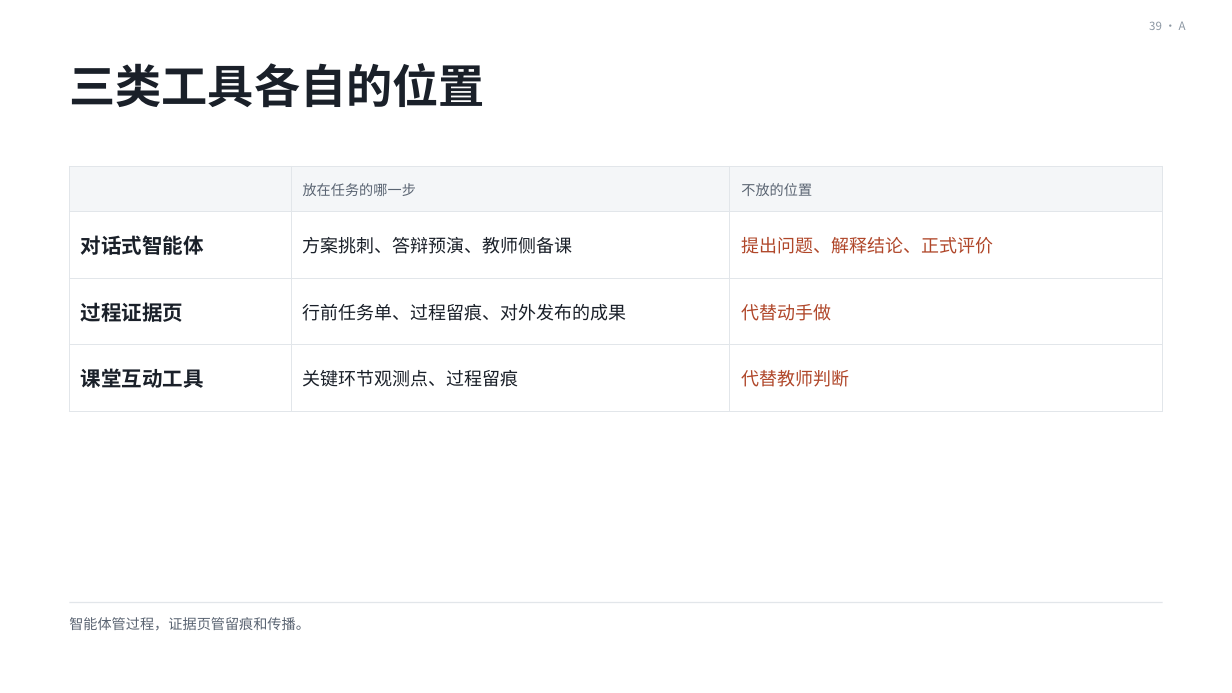
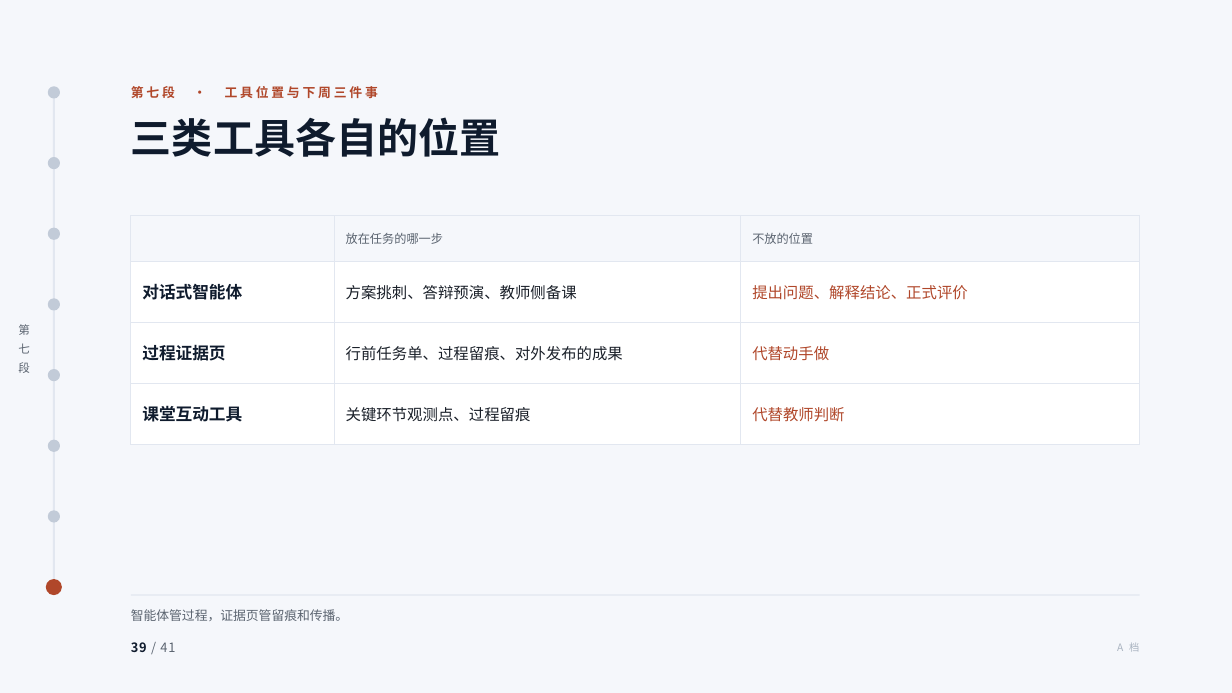
Before and after one commit to tonyxinvip/slides, a slide deck: slide 39 of comprehensive-practice-ai/做中学与综合实践活动.pptx. Drawn at 1232x693 pixels with LibreOffice and Linux fonts; fonts in the diff are those of the drawing. Boxes give left, top, right and bottom in pixels: in the first picture for what was removed or moved away, otherwise in the second. Text is boxed around its words. In the diff, an @@ line names an element or a change of style, - is before the commit and + after.

```diff
--- a/comprehensive-practice-ai/做中学与综合实践活动.pptx
+++ b/comprehensive-practice-ai/做中学与综合实践活动.pptx
@@ background #FFFFFF to #F5F7FB @@
@@ text removed at bbox=[1149, 21, 1186, 30] @@
-39 · A
@@ ellipse added at bbox=[49, 88, 58, 97], fill #C2CBD8, outline #C2CBD8 2 pt @@
@@ text added at bbox=[131, 86, 378, 98], 10 pt, text #B0472A, bold @@
+第七段 · 工具位置与下周三件事
@@ line added from (54, 92) to (54, 587), #E2E7F0 1.5 pt @@
@@ text "三类工具各自的位置": place and size @@
-text "三类工具各自的位置" at bbox=[69, 63, 485, 108]
+text "三类工具各自的位置" at bbox=[131, 117, 501, 157]
@@ text "三类工具各自的位置" at bbox=[131, 117, 501, 157]: size 36 to 32 pt, text colour #1A2029 to #0F1B2D @@
@@ ellipse added at bbox=[49, 158, 58, 167], fill #C2CBD8, outline #C2CBD8 2 pt @@
@@ ellipse added at bbox=[49, 229, 58, 238], fill #C2CBD8, outline #C2CBD8 2 pt @@
@@ table at bbox=[131, 215, 1141, 426] @@
@@ fill #F4F6F8 to #F5F7FB in row 1 @@
@@ fill none to #FFFFFF in 9 cells @@
@@ size 11 to 9.5 pt, text colour #5A6472 to #5B6470 in "放在任务的哪一步", "不放的位置" @@
@@ size 16 to 13 pt, text colour #1A2029 to #0F1B2D in "对话式智能体", "过程证据页", "课堂互动工具" @@
@@ size 14 to 12 pt in "方案挑刺、答辩预演、教师侧备课", "提出问题、解释结论、正式评价", "行前任务单、过程留痕、对外发布的成果", "代替动手做" and 2 more places @@
@@ borders changed @@
@@ table: place and size @@
-table at bbox=[69, 166, 1163, 392]
+table at bbox=[131, 215, 1141, 426]
@@ ellipse added at bbox=[49, 299, 58, 309], fill #C2CBD8, outline #C2CBD8 2 pt @@
@@ text added at bbox=[18, 324, 30, 373], 9 pt, text #5B6470 @@
+第
+七
+段
@@ ellipse added at bbox=[49, 371, 58, 380], fill #C2CBD8, outline #C2CBD8 2 pt @@
@@ ellipse added at bbox=[49, 441, 58, 450], fill #C2CBD8, outline #C2CBD8 2 pt @@
@@ ellipse added at bbox=[49, 512, 58, 521], fill #C2CBD8, outline #C2CBD8 2 pt @@
@@ ellipse added at bbox=[47, 580, 61, 594], fill #B0472A, outline #B0472A 2 pt @@
@@ line moved from (69, 603) - (1163, 603) to (131, 595) - (1140, 595) @@
@@ line (131, 595) - (1140, 595): stroke #E2E6EA 1 pt to #E2E7F0 1 pt @@
@@ text "智能体管过程，证据页管留痕和传播。": place and size @@
-text "智能体管过程，证据页管留痕和传播。" at bbox=[69, 617, 310, 631]
+text "智能体管过程，证据页管留痕和传播。" at bbox=[131, 609, 348, 621]
@@ text "智能体管过程，证据页管留痕和传播。" at bbox=[131, 609, 348, 621]: size 11 to 10 pt, text colour #5A6472 to #5B6470 @@
@@ text added at bbox=[131, 642, 175, 652], 10 pt, text #5B6470 @@
+39 / 41
@@ text added at bbox=[1117, 643, 1139, 652], 8 pt, text #A9B3C0 @@
+A 档
```
Also in this commit, not shown: 38 other slides changed, 2 slides added, 2 slides removed, 16 other files.
